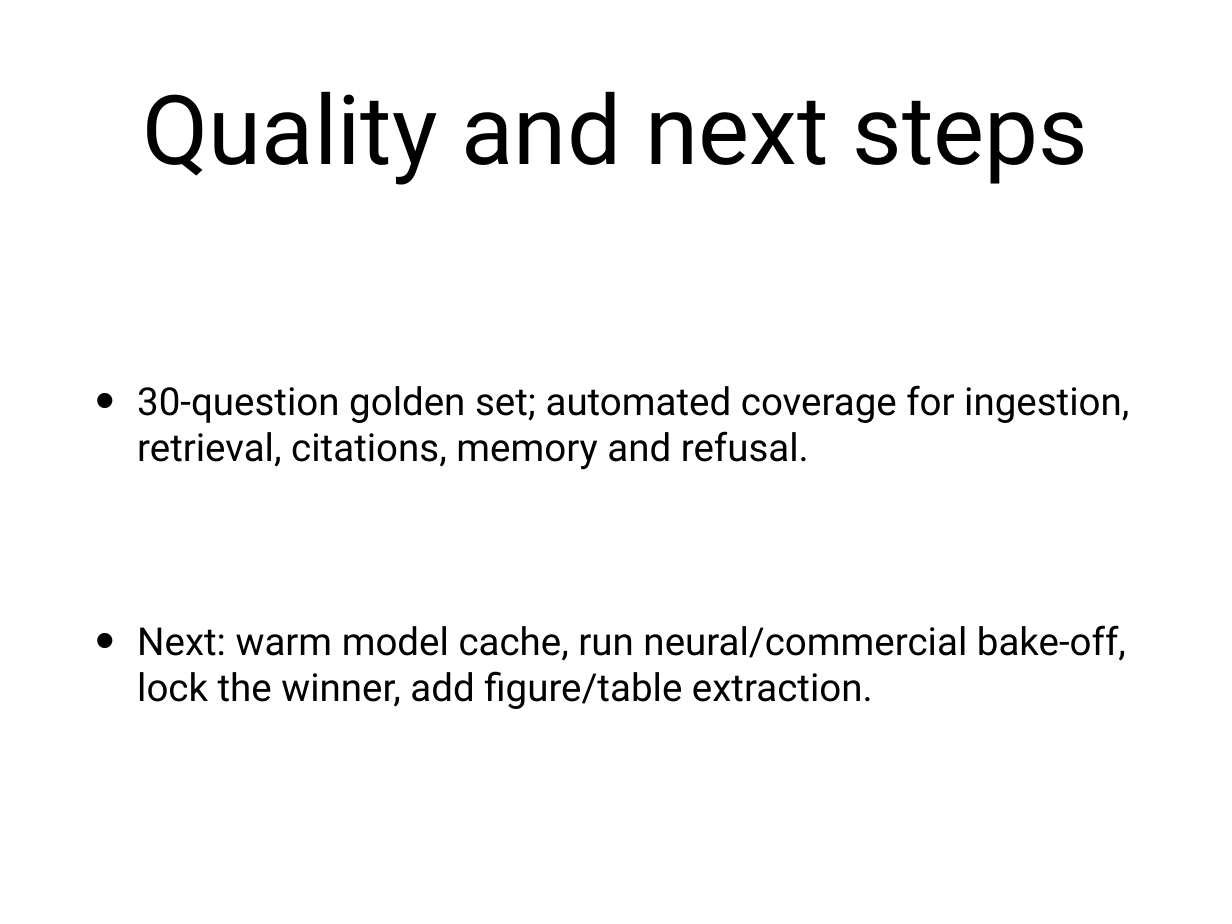
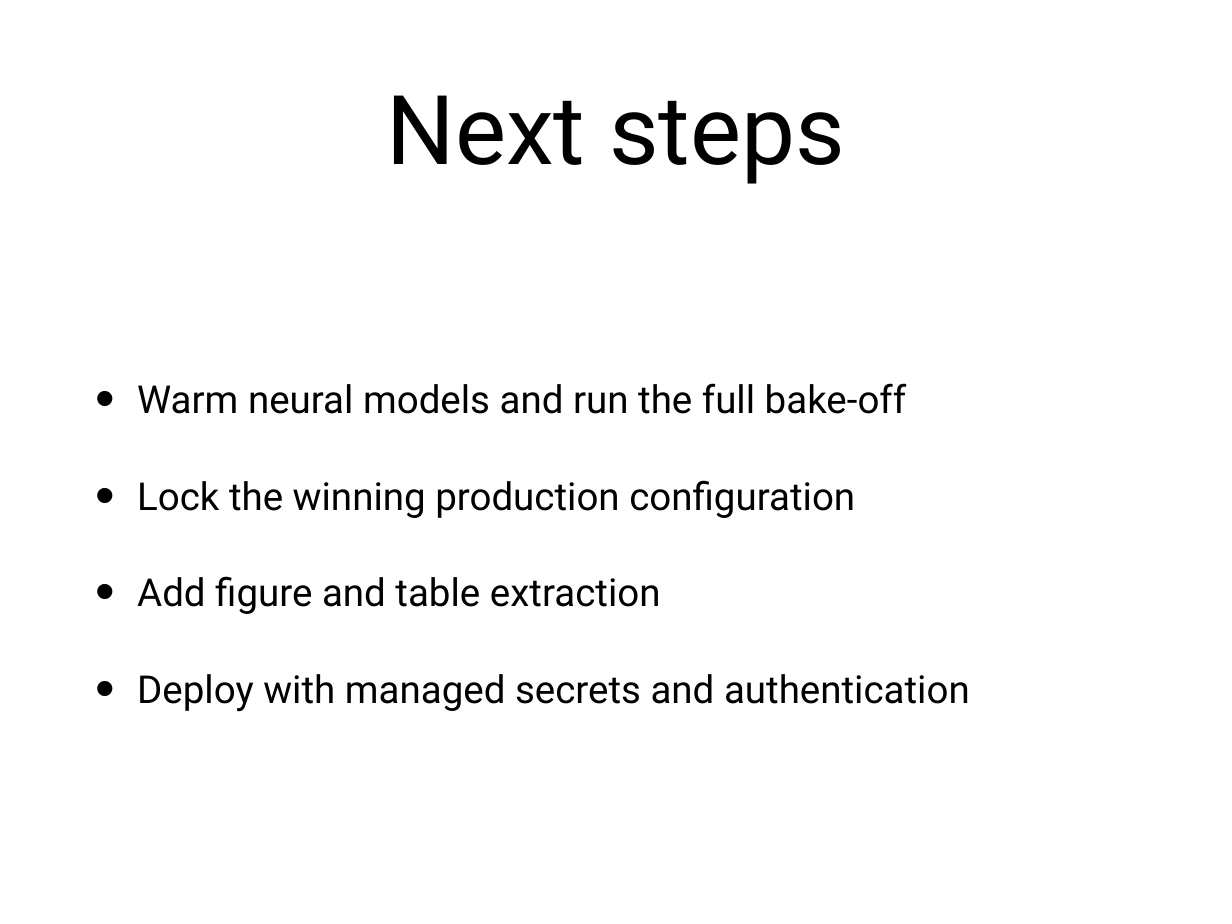
Before and after one commit to dineshshan10/Research_Paper_Capstone, a slide deck: slide 10 of docs/Research_Paper_Capstone_Presentation.pptx. Drawn at 1232x924 pixels with LibreOffice and Linux fonts; fonts in the diff are those of the drawing. Boxes give left, top, right and bottom in pixels: in the first picture for what was removed or moved away, otherwise in the second. Text is boxed around its words. In the diff, an @@ line names an element or a change of style, - is before the commit and + after.

```diff
--- a/docs/Research_Paper_Capstone_Presentation.pptx
+++ b/docs/Research_Paper_Capstone_Presentation.pptx
@@ title at box(387, 95, 845, 184): text changed @@
-Quality and next steps
+Next steps
@@ text at box(137, 383, 970, 712): text changed @@
-• 30-question golden set; automated coverage for ingestion, retrieval, citations, memory and refusal.
-• Next: warm model cache, run neural/commercial bake-off, lock the winner, add figure/table extraction.
+• Warm neural models and run the full bake-off
+• Lock the winning production configuration
+• Add figure and table extraction
+• Deploy with managed secrets and authentication
```
Also in this commit, not shown: 4 other slides changed, 5 slides added, 5 slides removed, 1 other file.
